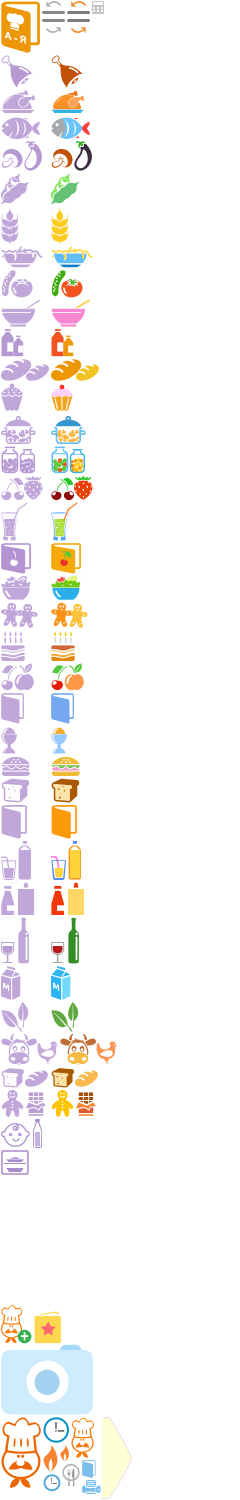
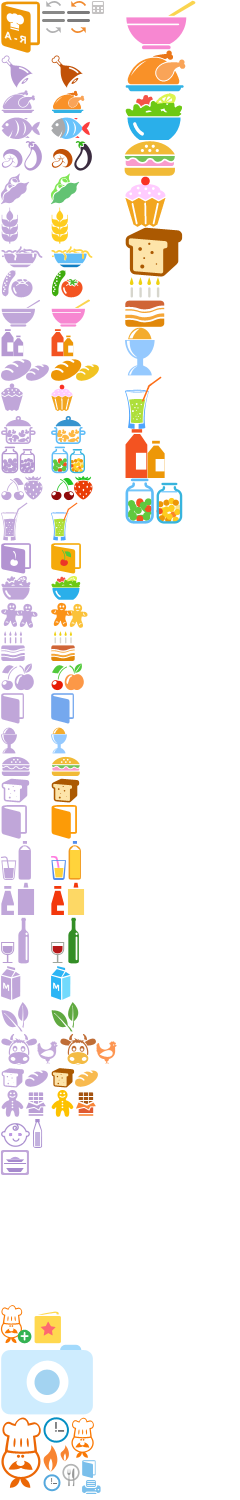
Layered file, before and after one edit (240x1500). Changes by layer:
added layer "Слой 5" above "Слой 4" over [126, 0, 196, 50]
added layer "Слой 4" above "Слой 15" over [125, 50, 186, 92]
added layer "Слой 15" above "Слой 14" over [125, 478, 183, 524]
added layer "Слой 14" above "Слой 13" over [125, 429, 165, 478]
added layer "Слой 13" above "Слой 12" over [125, 376, 162, 429]
added layer "Слой 12" above "Слой 11" over [125, 327, 155, 376]
added layer "Слой 10" above "Слой 9" over [125, 277, 165, 327]
added layer "Слой 9" above "Слой 8" over [125, 227, 183, 277]
added layer "Слой 8" above "Слой 7" over [125, 176, 166, 227]
added layer "Слой 7" above "Слой 6" over [124, 141, 175, 176]
added layer "Слой 6" above "Слой 3" over [125, 93, 182, 140]
hid "Слой 3" over [102, 1417, 132, 1499]
